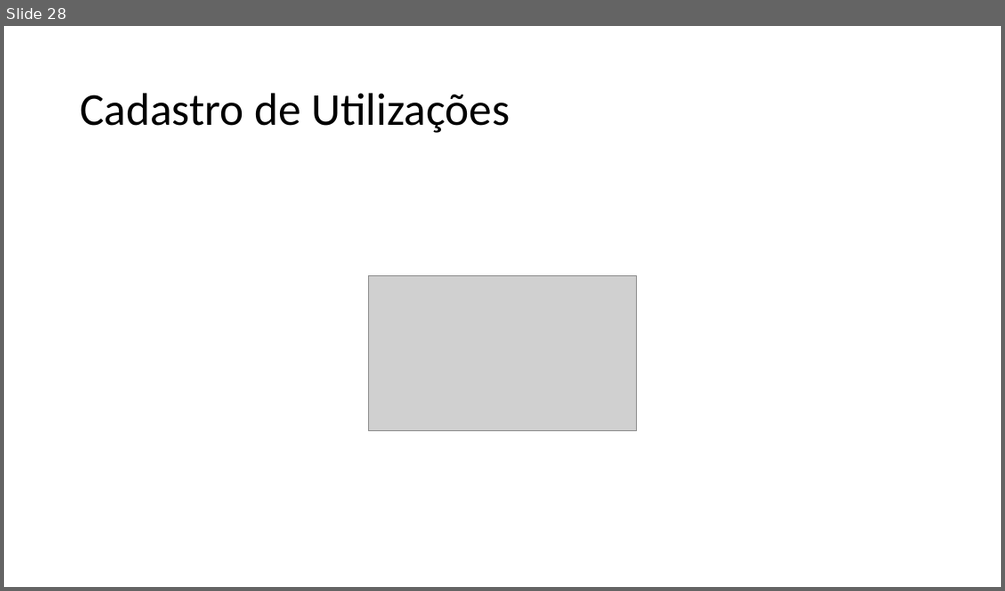
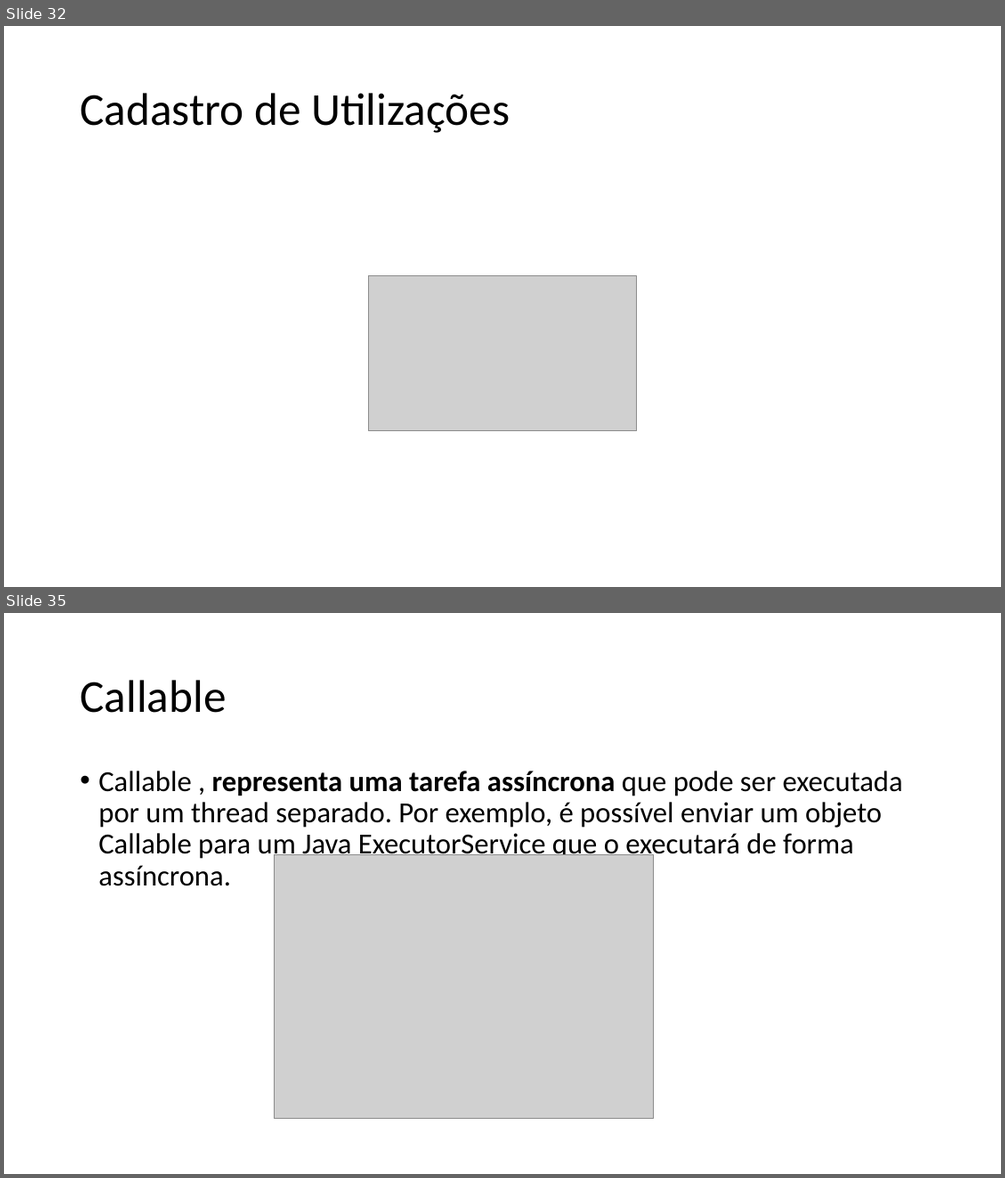
Before and after one commit to casdea/tcc-engenharia-da-computacao, a slide deck: APRESENTACAO-TCC-2.pptx. Shown one above the other, each under a label of ours: slide 28 before the commit, slides 32 and 35 after it; the slides between them are not shown. The pictures are 1005x591 and 1005x1178 pixels, drawn with LibreOffice and Linux fonts; fonts in the diff are those of the drawing; grey boxes stand for pictures. Boxes give left, top, right and bottom in pixels: in the first picture for what was removed or moved away, otherwise in the second. Text is boxed around its words. In the diff, an @@ line names an element or a change of style, - is before the commit and + after.

```diff
--- a/APRESENTACAO-TCC-2.pptx
+++ b/APRESENTACAO-TCC-2.pptx
@@ slide 35 added at box(4, 613, 1001, 1174), background #FFFFFF @@
@@ title added at box(80, 680, 226, 713), 44 pt, text #000000 @@
+Callable
@@ text added at box(98, 771, 903, 886), 28 pt, text #000000 @@
+• Callable , representa uma tarefa assíncrona que pode ser executada por um thread separado. Por exemplo, é possível enviar um objeto Callable para um Java ExecutorService que o executará de forma assíncrona.
@@ picture added at box(274, 854, 653, 1118) @@
@@ what was slide 28 is now slide 32 @@
```
Also in this commit, not shown: 15 slides changed, 6 other slides added, 4 other files.
